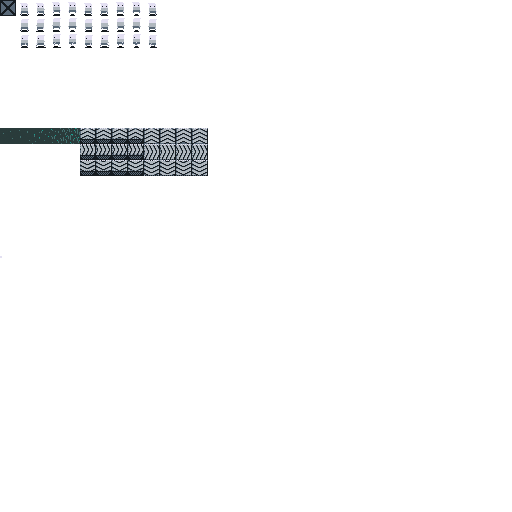
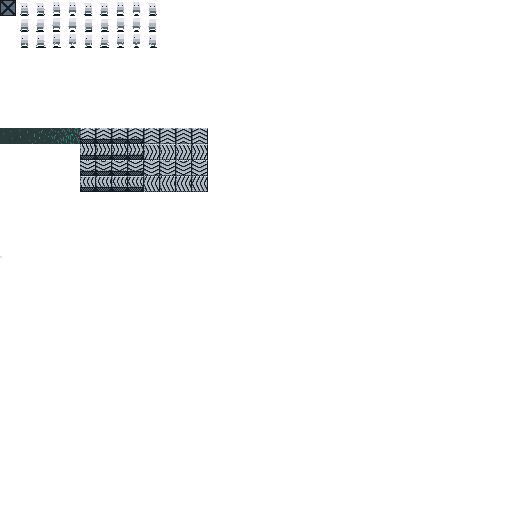
Layers edited between the first and the second 512 × 512 image:
added layer "conveyors_w" above "conveyors_s" over [80, 176, 208, 192]
